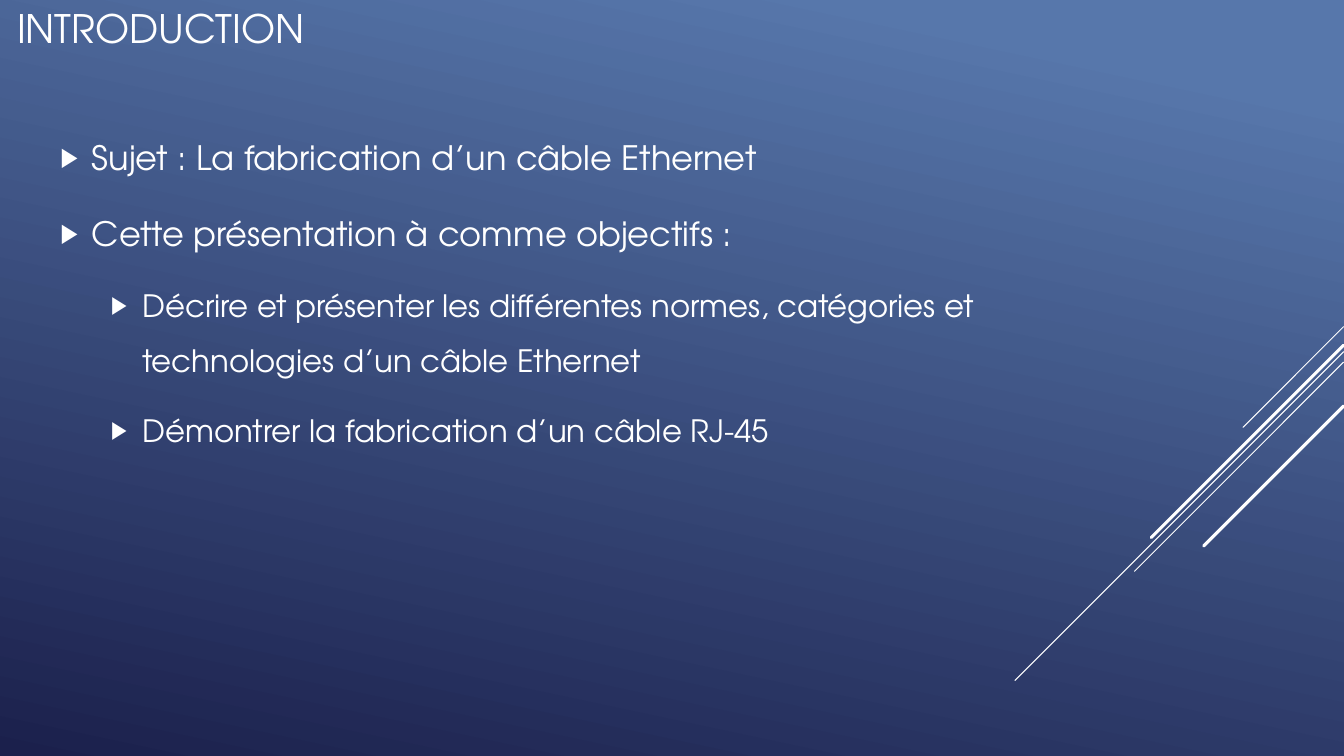
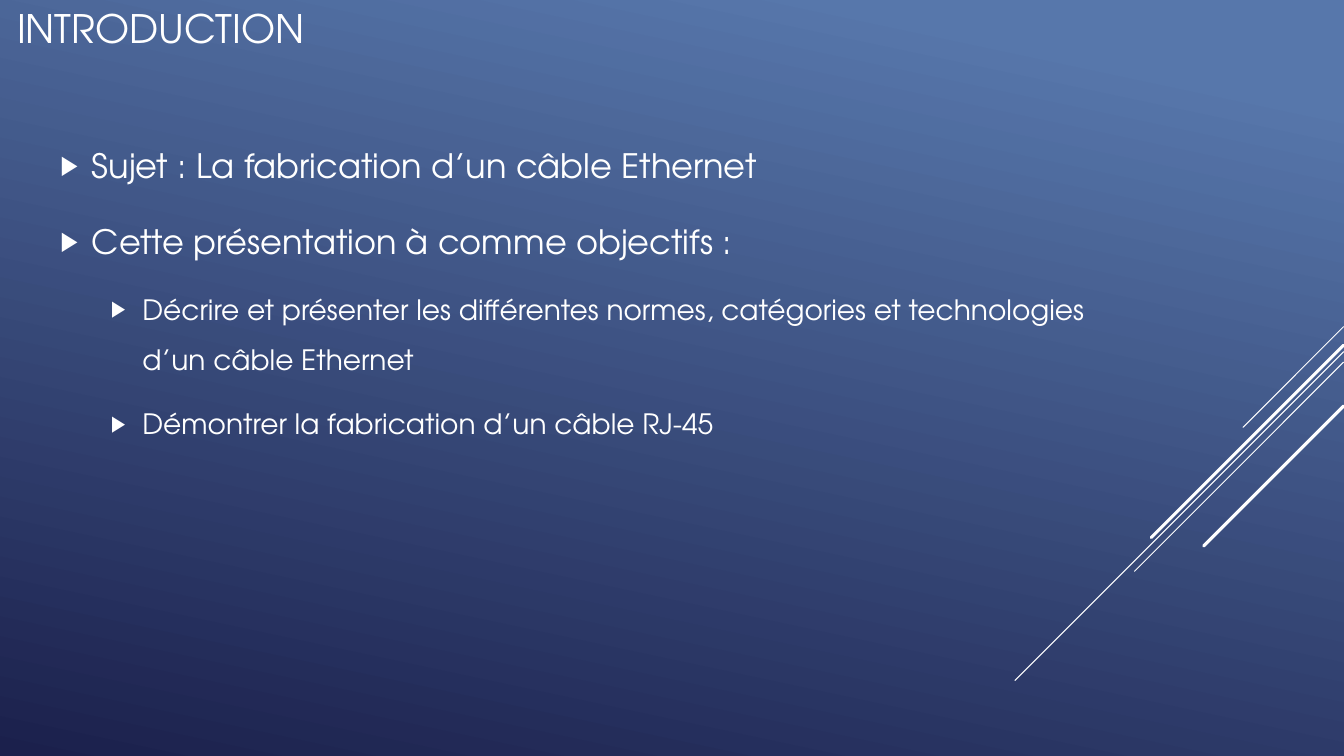
Before and after one commit to QuentinKrg/M214-Ethernet, a slide deck: slide 3 of Module 214 - Fabrication_Ethernet.pptx. Drawn at 1344x756 pixels with LibreOffice and Linux fonts; fonts in the diff are those of the drawing. Boxes give left, top, right and bottom in pixels: in the first picture for what was removed or moved away, otherwise in the second. Text is boxed around its words. In the diff, an @@ line names an element or a change of style, - is before the commit and + after.

```diff
--- a/Module 214 - Fabrication_Ethernet.pptx
+++ b/Module 214 - Fabrication_Ethernet.pptx
@@ text at bbox=[142, 298, 1084, 435]: size 22 to 20 pt in "Décrire et présenter les différentes normes, catégories ...", "Démontrer la fabrication d’un câble RJ-45" @@
```
Also in this commit, not shown: 2 other slides changed, 3 slides added, 2 other files.
